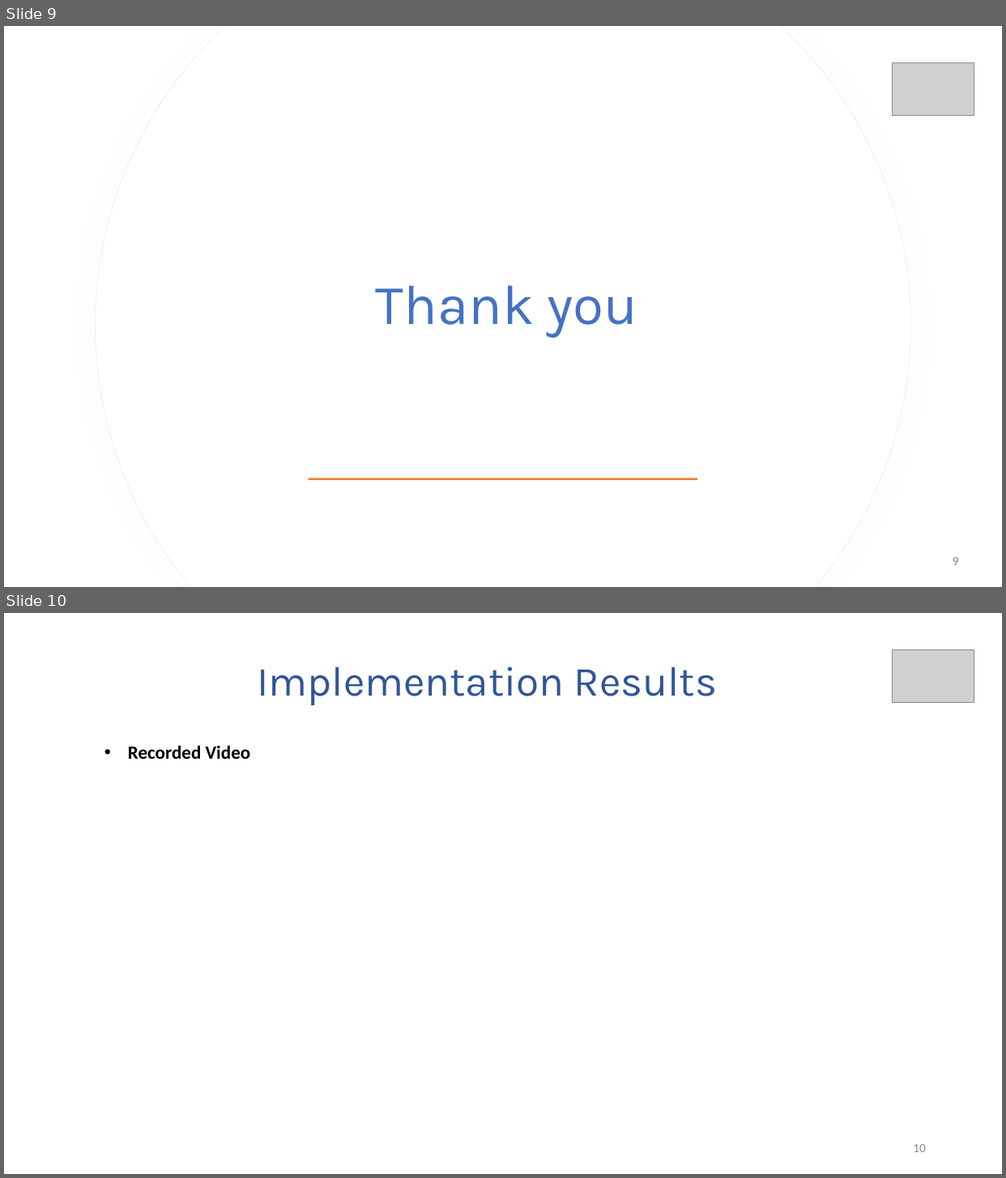
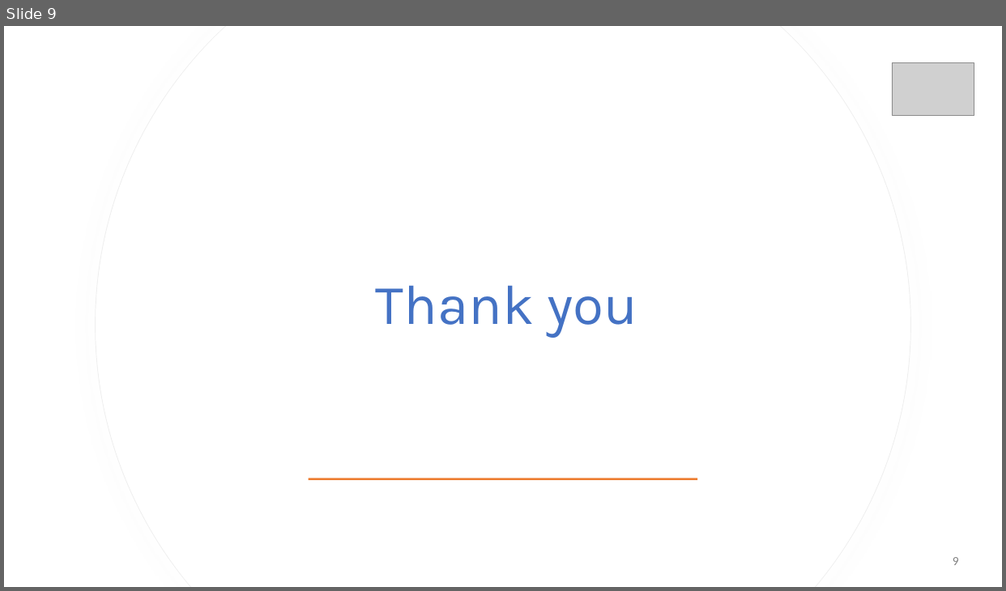
Before and after one commit to JaouaherBelgacem/Hw_and_AES-projects, a slide deck: AES Project/IOT presentation.pptx. Shown one above the other, each under a label of ours: slides 9 and 10 before the commit, slide 9 after it. The pictures are 1006x1178 and 1006x591 pixels, drawn with LibreOffice and Linux fonts; fonts in the diff are those of the drawing; grey boxes stand for pictures. Boxes give left, top, right and bottom in pixels: in the first picture for what was removed or moved away, otherwise in the second. Text is boxed around its words. In the diff, an @@ line names an element or a change of style, - is before the commit and + after.

```diff
--- a/AES Project/IOT presentation.pptx
+++ b/AES Project/IOT presentation.pptx
@@ slide 10 removed at [4,613,1002,1174], background #FFFFFF @@
@@ picture removed at [892,650,974,703] @@
@@ title removed at [257,666,717,705] @@
-Implementation Results
@@ text removed at [128,745,251,759] @@
-• Recorded Video
@@ page number removed at [913,1144,926,1152] @@
-10
```
Also in this commit, not shown: 2 slides changed, 1 slide added, 1 other slide removed, 17 other files.
